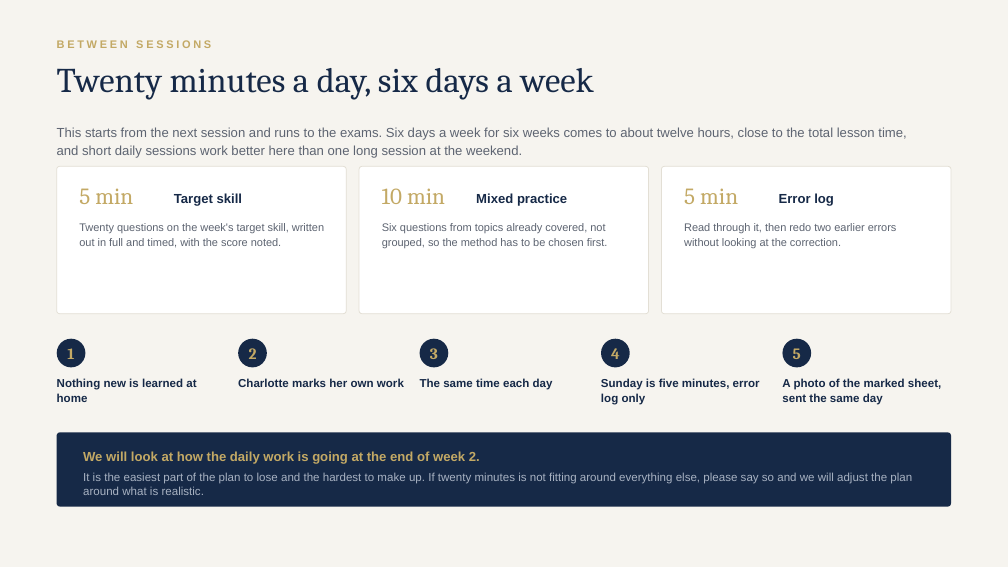
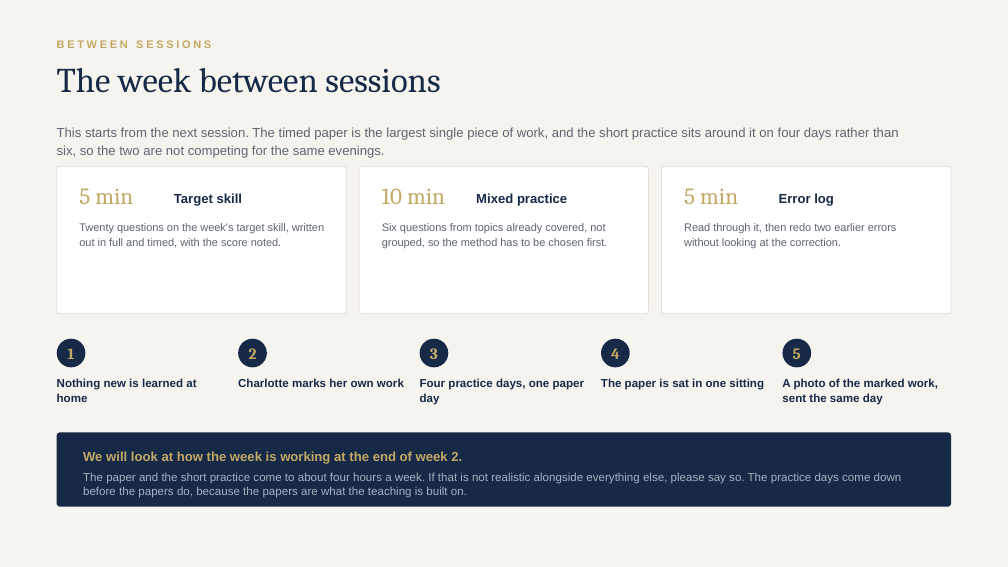
Before and after one commit to AliAljawabra/Daily, a slide deck: slide 13 of tutoring/charlotte/Charlotte_maths_plan.pptx. Drawn at 1008x567 pixels with LibreOffice and Linux fonts; fonts in the diff are those of the drawing. Boxes give left, top, right and bottom in pixels: in the first picture for what was removed or moved away, otherwise in the second. Text is boxed around its words. In the diff, an @@ line names an element or a change of style, - is before the commit and + after.

```diff
--- a/tutoring/charlotte/Charlotte_maths_plan.pptx
+++ b/tutoring/charlotte/Charlotte_maths_plan.pptx
@@ text at <box>57,68,440,93</box>: text changed @@
-Twenty minutes a day, six days a week
+The week between sessions
@@ text at <box>57,127,899,158</box>: text changed @@
-This starts from the next session and runs to the exams. Six days a week for six weeks comes to about twelve hours, close to the total lesson time, and short daily sessions work better here than one long session at the weekend.
+This starts from the next session. The timed paper is the largest single piece of work, and the short practice sits around it on four days rather than six, so the two are not competing for the same evenings.
@@ text at <box>420,378,584,405</box>: text changed @@
-The same time each day
+Four practice days, one paper day
@@ text at <box>601,378,764,390</box>: text changed @@
-Sunday is five minutes, error log only
+The paper is sat in one sitting
@@ text at <box>782,378,938,405</box>: text changed @@
-A photo of the marked sheet, sent the same day
+A photo of the marked work, sent the same day
@@ text at <box>83,451,462,464</box>: text changed @@
-We will look at how the daily work is going at the end of week 2.
+We will look at how the week is working at the end of week 2.
@@ text at <box>83,472,902,498</box>: text changed @@
-It is the easiest part of the plan to lose and the hardest to make up. If twenty minutes is not fitting around everything else, please say so and we will adjust the plan around what is realistic.
+The paper and the short practice come to about four hours a week. If that is not realistic alongside everything else, please say so. The practice days come down before the papers do, because the papers are what the teaching is built on.
```
Also in this commit, not shown: 8 other slides changed, 2 other files.
